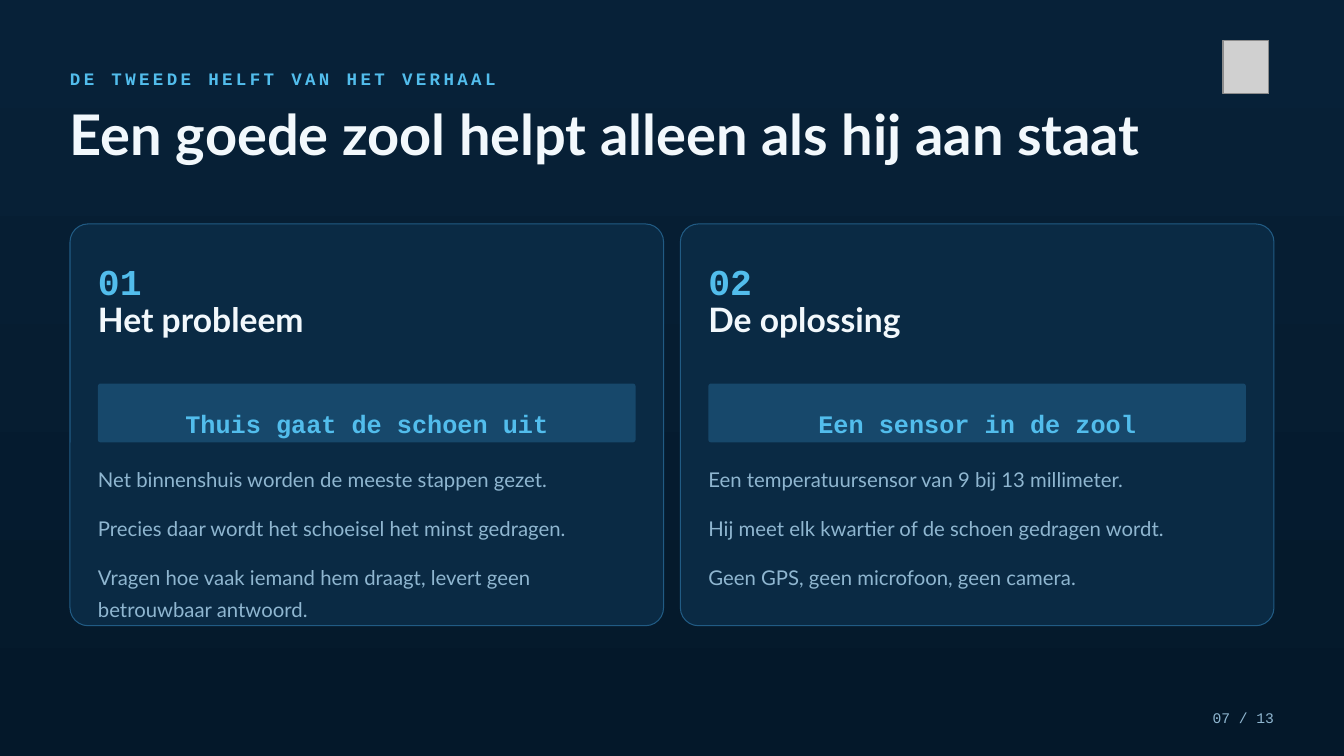
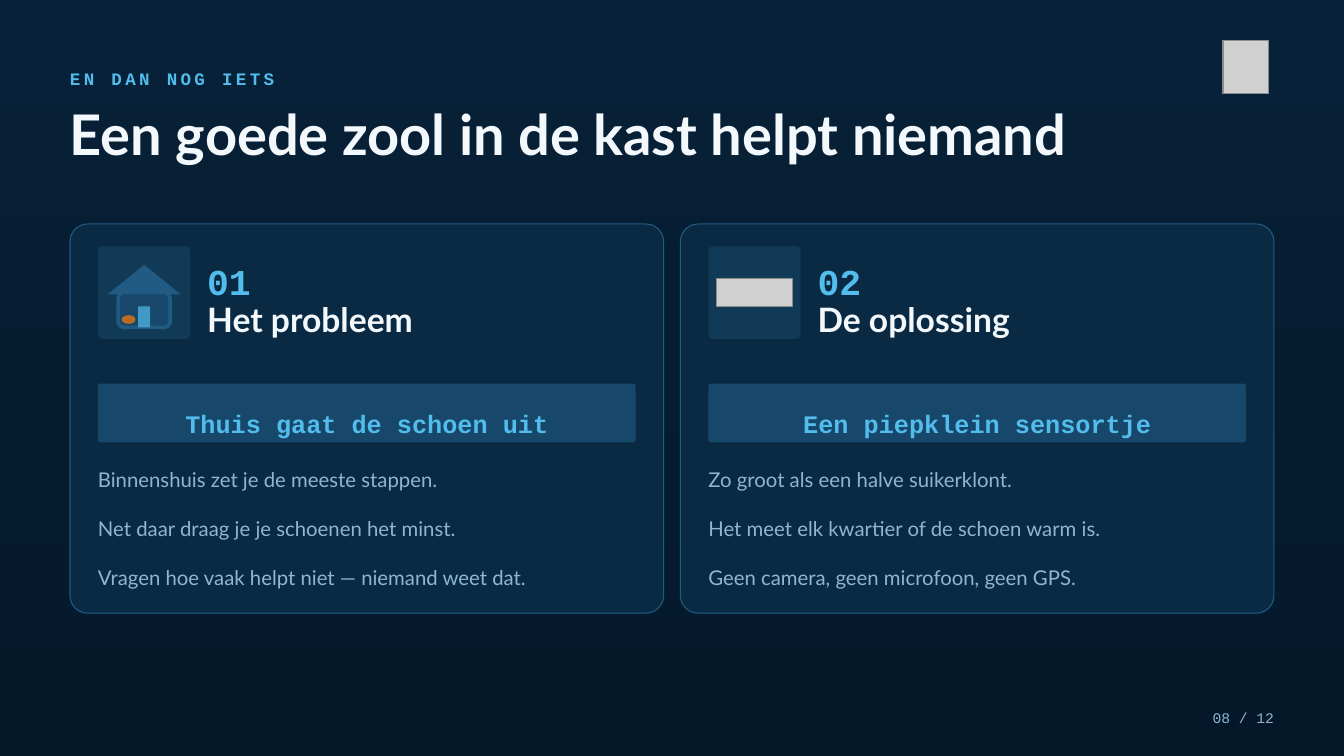
Before and after one commit to Dellfs/paradise-project, a slide deck: slide 8 of PARADISE_presentatie/PARADISE_kortrijk_kerngezond.pptx (slide 7 before the commit). Drawn at 1344x756 pixels with LibreOffice and Linux fonts; fonts in the diff are those of the drawing; grey boxes stand for pictures. Boxes give left, top, right and bottom in pixels: in the first picture for what was removed or moved away, otherwise in the second. Text is boxed around its words. In the diff, an @@ line names an element or a change of style, - is before the commit and + after.

```diff
--- a/PARADISE_presentatie/PARADISE_kortrijk_kerngezond.pptx
+++ b/PARADISE_presentatie/PARADISE_kortrijk_kerngezond.pptx
@@ text at [70, 73, 274, 85]: text changed @@
-DE TWEEDE HELFT VAN HET VERHAAL
+EN DAN NOG IETS
@@ text at [70, 113, 1066, 165]: text changed @@
-Een goede zool helpt alleen als hij aan staat
+Een goede zool in de kast helpt niemand
@@ rounded rectangle: place and size @@
-rounded rectangle at [70, 224, 663, 626]
+rounded rectangle at [70, 224, 663, 613]
@@ rounded rectangle: place and size @@
-rounded rectangle at [681, 224, 1274, 626]
+rounded rectangle at [681, 224, 1274, 613]
@@ rounded rectangle added at [98, 246, 191, 339], fill #113A57 @@
@@ triangle added at [108, 265, 180, 294], fill #215B84 @@
@@ text "01": place and size @@
-text "01" at [98, 270, 142, 296]
+text "01" at [207, 270, 251, 296]
@@ rounded rectangle added at [709, 246, 802, 339], fill #113A57 @@
@@ text "02": place and size @@
-text "02" at [708, 270, 752, 296]
+text "02" at [818, 270, 862, 296]
@@ rounded rectangle added at [118, 292, 170, 327], fill #17486B, outline #215B84 2.5 pt @@
@@ text "Het probleem": place and size @@
-text "Het probleem" at [98, 307, 304, 338]
+text "Het probleem" at [207, 307, 413, 338]
@@ picture added at [717, 278, 792, 307] @@
@@ text "De oplossing": place and size @@
-text "De oplossing" at [708, 307, 901, 338]
+text "De oplossing" at [818, 307, 1010, 338]
@@ ellipse added at [122, 316, 136, 325], fill #FF7A00 at 70% opacity @@
@@ rectangle added at [138, 307, 150, 328], fill #52BDEC at 70% opacity @@
@@ text at [803, 415, 1151, 438]: text changed @@
-Een sensor in de zool
+Een piepklein sensortje
@@ text at [98, 472, 525, 589]: text changed @@
-Net binnenshuis worden de meeste stappen gezet.
-Precies daar wordt het schoeisel het minst gedragen.
-Vragen hoe vaak iemand hem draagt, levert geen betrouwbaar antwoord.
+Binnenshuis zet je de meeste stappen.
+Net daar draag je je schoenen het minst.
+Vragen hoe vaak helpt niet — niemand weet dat.
@@ text at [708, 472, 1100, 589]: text changed @@
-Een temperatuursensor van 9 bij 13 millimeter.
-Hij meet elk kwartier of de schoen gedragen wordt.
-Geen GPS, geen microfoon, geen camera.
+Zo groot als een halve suikerklont.
+Het meet elk kwartier of de schoen warm is.
+Geen camera, geen microfoon, geen GPS.
@@ text at [1213, 713, 1274, 723]: text changed @@
-07 / 13
+08 / 12
```
Also in this commit, not shown: 8 other slides changed, 3 slides added, 4 slides removed, 13 other files.
